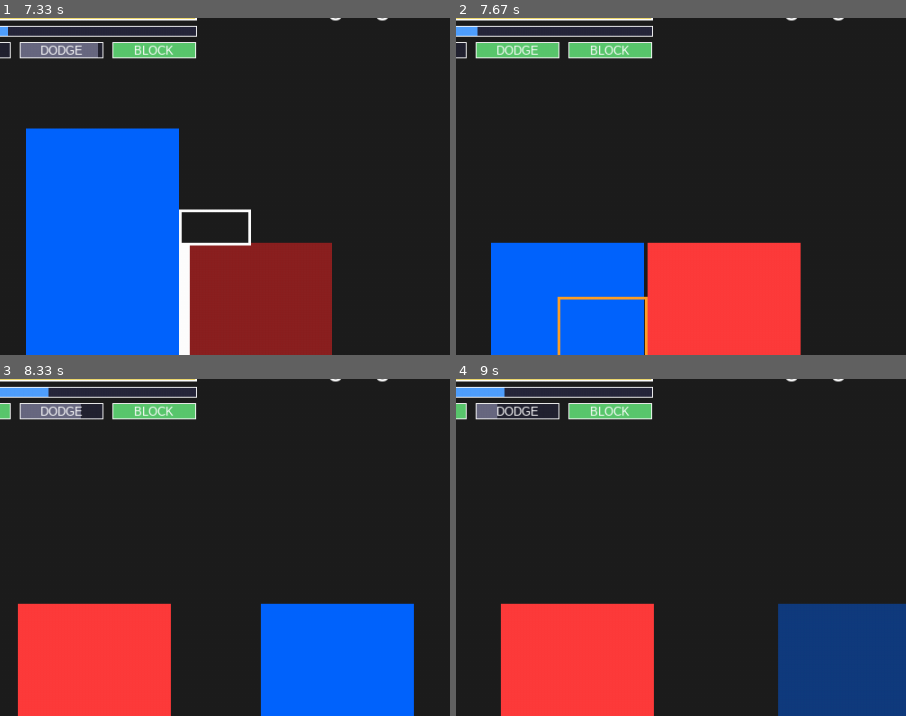
Above: before the commit, frames 1-4 (two rows, left to right).
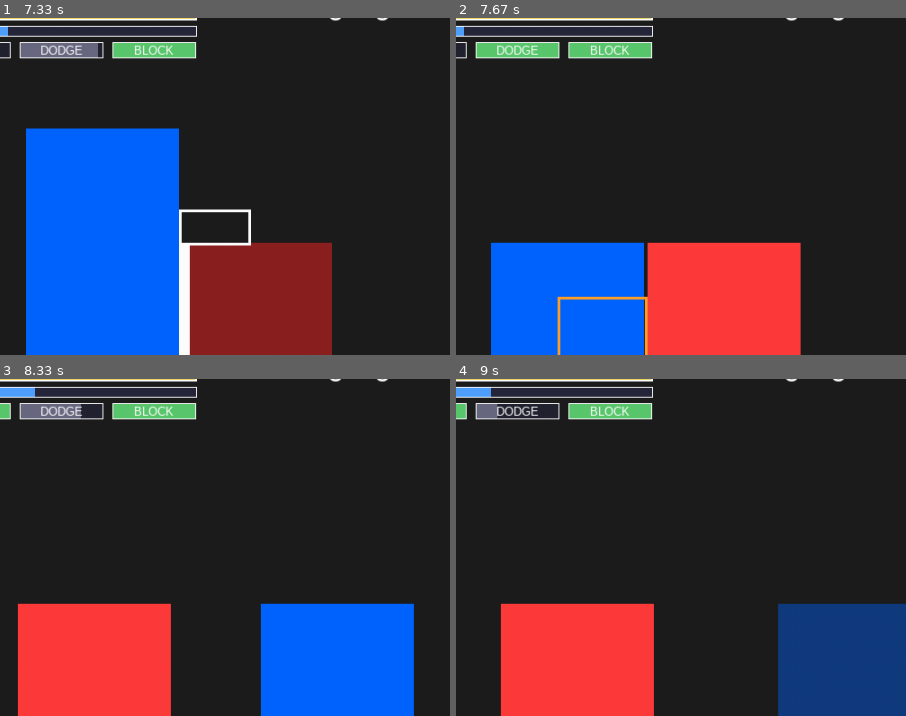
Above: after the commit, the same moments.

Repository: AveryDaGamer/Python-Cubed
Game: pygame game, started from Python Cubed/Pygame/menu.py
Same seed, same stepped clock (60 frames per second), same inputs: the game is played once before the commit and once after it.
Inputs:
- Up to frame 1 (7.33 s): click "Single Player" at 0.38 s; click "Level 1" at 0.72 s; tap E at 4.07, 5.05, 6.62 s; hold W 4.4-4.87 s; tap Shift at 4.47, 4.77, 4.97, 5.27, 5.63, 6.03, 6.33, 6.53, 6.83, 7.03 s; hold D 4.9-5.53 s; hold S 5.57-5.93 s; hold A 5.97-6.43 s; hold D 6.47-6.93 s; hold W 6.97-7.27 s; tap Q at 7.3 s
- Up to frame 2 (7.67 s): hold D from 7.63 s (still down)
- Up to frame 3 (8.33 s): tap Shift at 7.7, 8, 8.2 s; tap E at 7.78 s; release D at 8.1 s; hold A from 8.13 s (still down)
- Up to frame 4 (9 s): tap Shift at 8.5, 8.77 s; release A at 8.67 s; hold S from 8.7 s (still down)
The pictures show only the part of the screen within x 10-60%, y 6-56%; the shares and areas given below are measured in that part.

Frame 1 is identical in both runs. In frame 2, less than 0.1% of the frame differs, in the area x 1-5%, y 2-6%; in frame 3, less than 0.1%; in frame 4, less than 0.1%.

Commit message:
Update game.py

Diff:
--- a/Python Cubed/Pygame/game.py
+++ b/Python Cubed/Pygame/game.py
@@ -32,7 +32,7 @@
 HEAVY_COOLDOWN = 60
 HEAVY_DAMAGE = 22    # ...but big reward, and it reaches low enough to catch crouchers
 SPECIAL_WINDUP = 12  # charge-up before the energy ball actually appears
-SPECIAL_DAMAGE = 25  # the projectile
+SPECIAL_DAMAGE = 45  # the projectile: a full meter should hit like a truck
 
 # --- blocking / guard gauge ---
 # a good block stops ALL damage, but it spends the guard gauge: each blocked
@@ -534,8 +534,8 @@
         defender.guard = max(0.0, defender.guard - GUARD_HIT_COST)
         if defender.guard <= 0:
             defender.guard_broken = True  # guard shattered: wide open now
+        # only the blocker builds meter: swinging into a wall charges nothing
         defender.meter = min(METER_MAX, defender.meter + METER_ON_BLOCK)
-        attacker.meter = min(METER_MAX, attacker.meter + METER_ON_BLOCK)
         # shove the blocker back a step
         push = 14 if defender.rect.centerx >= attacker.rect.centerx else -14
         defender.rect.x += push
